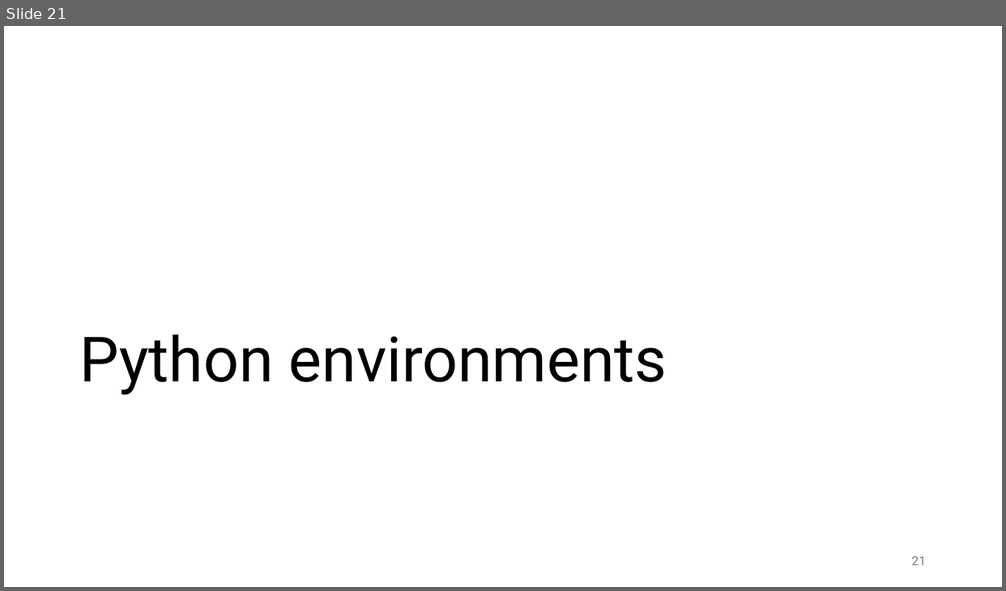
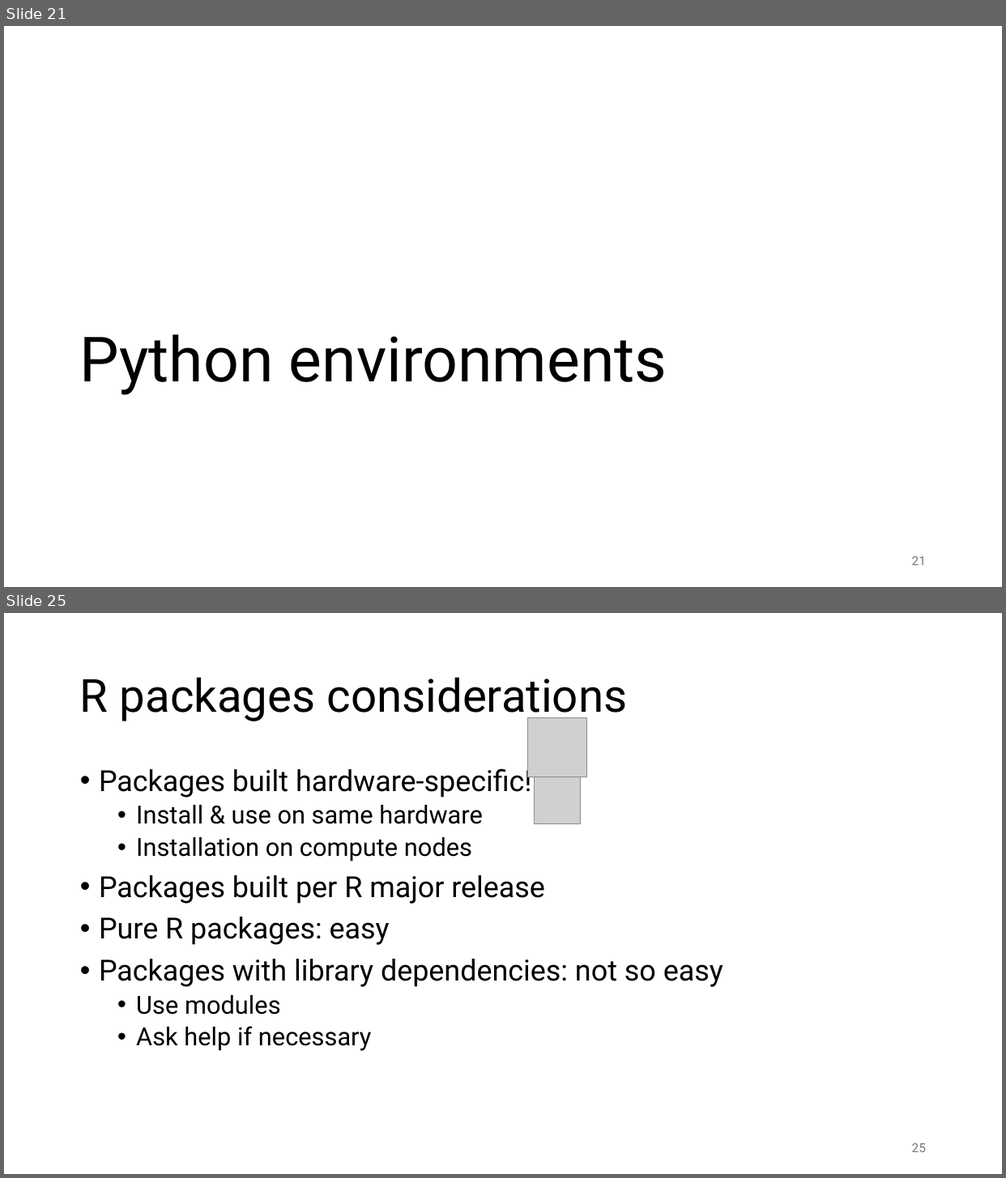
Before and after one commit to gjbex/Best-practices-for-data-science-on-HPC, a slide deck: best_practices_for_data_science_on_hpc.pptx. Shown one above the other, each under a label of ours: slide 21 before the commit, slides 21 and 25 after it; the slides between them are not shown. The pictures are 1006x591 and 1006x1178 pixels, drawn with LibreOffice and Linux fonts; fonts in the diff are those of the drawing; grey boxes stand for pictures. Boxes give left, top, right and bottom in pixels: in the first picture for what was removed or moved away, otherwise in the second. Text is boxed around its words. In the diff, an @@ line names an element or a change of style, - is before the commit and + after.

Commit message:
Add R package installation slides

```diff
--- a/best_practices_for_data_science_on_hpc.pptx
+++ b/best_practices_for_data_science_on_hpc.pptx
@@ slide 25 added at bbox=[4, 613, 1002, 1174], background #FFFFFF @@
@@ title added at bbox=[80, 677, 628, 722], 44 pt, text #000000 @@
+R packages considerations
@@ picture added at bbox=[527, 717, 586, 777] @@
@@ text added at bbox=[99, 764, 723, 1051], 28 pt, text #000000 @@
+• Packages built hardware-specific!
+  • Install & use on same hardware
+  • Installation on compute nodes
+• Packages built per R major release
+• Pure R packages: easy
+• Packages with library dependencies: not so easy
+  • Use modules
+  • Ask help if necessary
@@ picture added at bbox=[534, 776, 581, 824] @@
@@ page number added at bbox=[912, 1144, 926, 1152], 12 pt, text #797979 @@
+25
```
Also in this commit, not shown: 1 slide changed, 5 other slides added.
